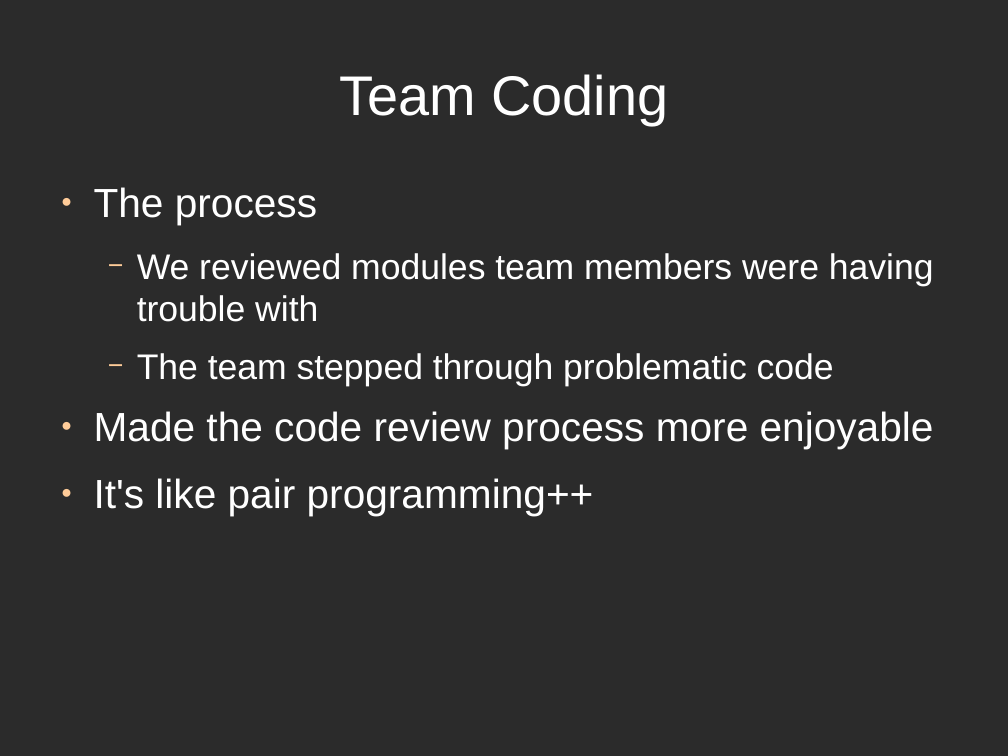
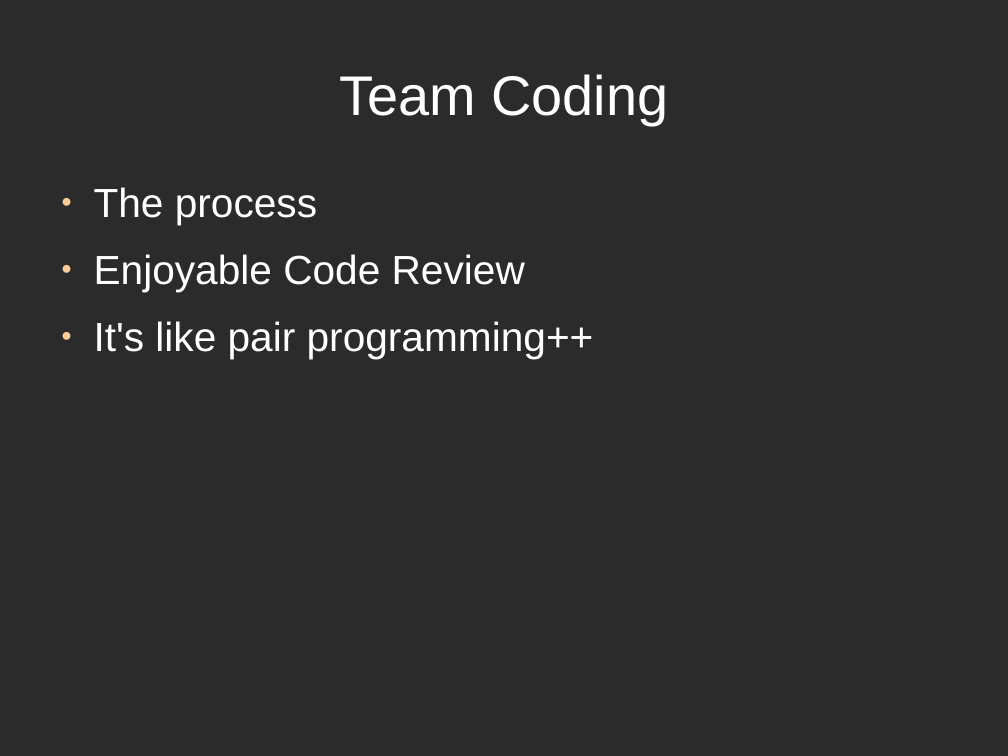
Before and after one commit to directrix1/se2, a slide deck: slide 14 of wip/SE2Presentation.odp (slide 16 before the commit). Drawn at 1008x756 pixels with LibreOffice and Linux fonts; fonts in the diff are those of the drawing; background and template pictures are left out; a plain dark background stands for a picture behind light text. Boxes give left, top, right and bottom in pixels: in the first picture for what was removed or moved away, otherwise in the second. Text is boxed around its words. In the diff, an @@ line names an element or a change of style, - is before the commit and + after.

```diff
--- a/wip/SE2Presentation.odp
+++ b/wip/SE2Presentation.odp
@@ text at box(94, 254, 525, 292): text changed; size 28 to 32 pt @@
-  − We reviewed modules team members were having trouble with
-  − The team stepped through problematic code
-● Made the code review process more enjoyable
+● Enjoyable Code Review
```
Also in this commit, not shown: 8 other slides changed, 5 slides removed, 1 other file.
